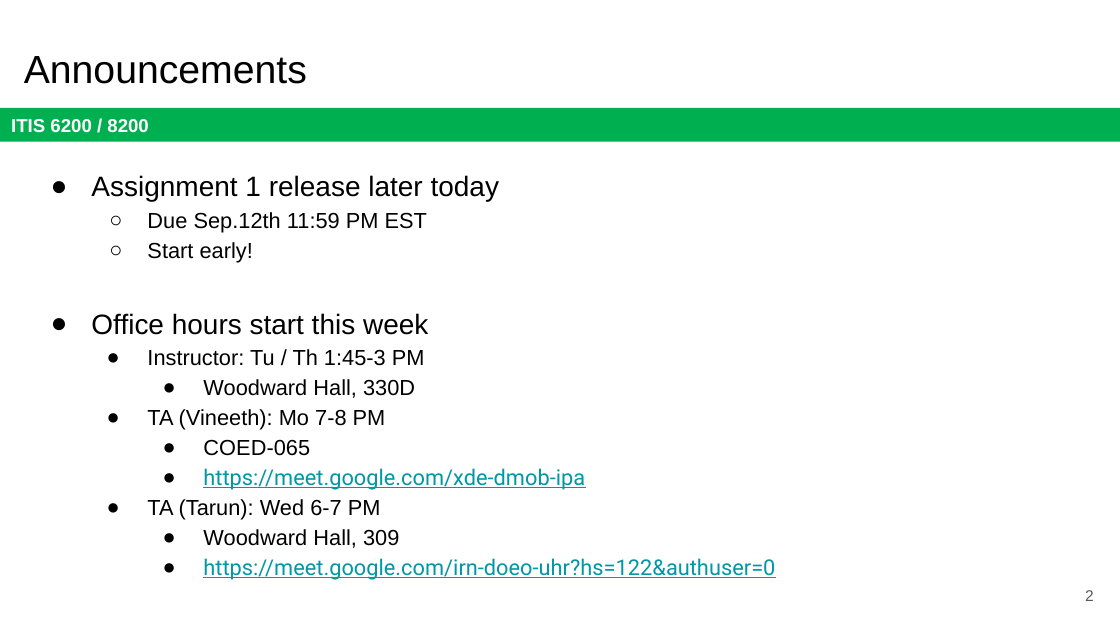
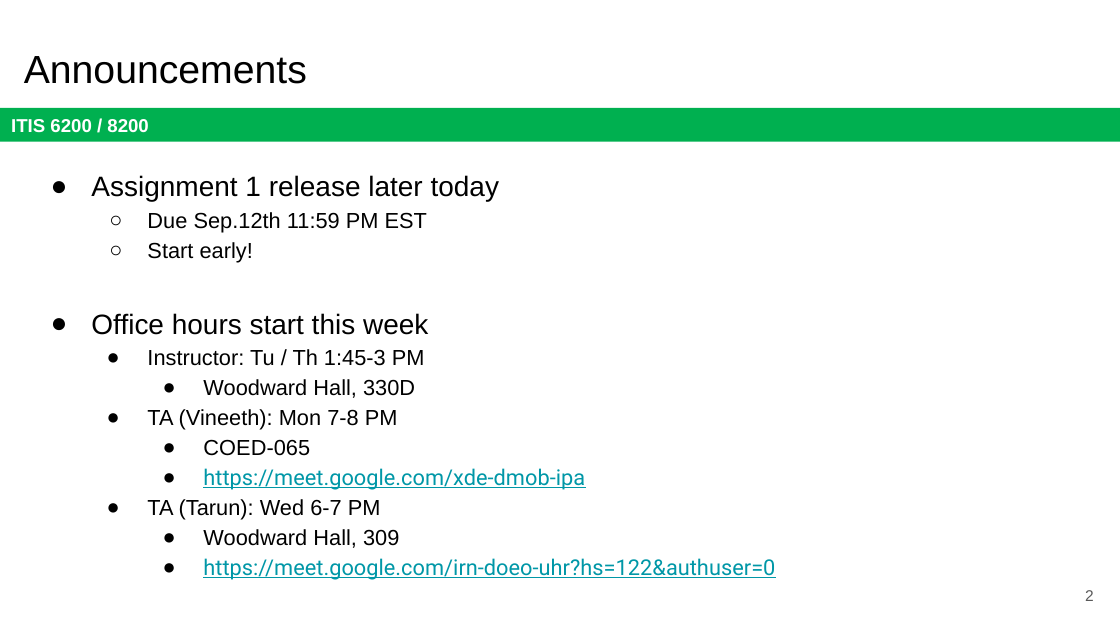
Before and after one commit to jx5c/github.io, a slide deck: slide 2 of teaching/ITIS6200/2023fa/lectures/lec03.pptx. Drawn at 1120x630 pixels with LibreOffice and Linux fonts; fonts in the diff are those of the drawing. Boxes give left, top, right and bottom in pixels: in the first picture for what was removed or moved away, otherwise in the second. Text is boxed around its words. In the diff, an @@ line names an element or a change of style, - is before the commit and + after.

```diff
--- a/teaching/ITIS6200/2023fa/lectures/lec03.pptx
+++ b/teaching/ITIS6200/2023fa/lectures/lec03.pptx
@@ text at [147,409,398,430]: text changed @@
-  ● TA (Vineeth): Mo 7-8 PM
+  ● TA (Vineeth): Mon 7-8 PM
```
Also in this commit, not shown: 1 other slide changed, 2 other files.
